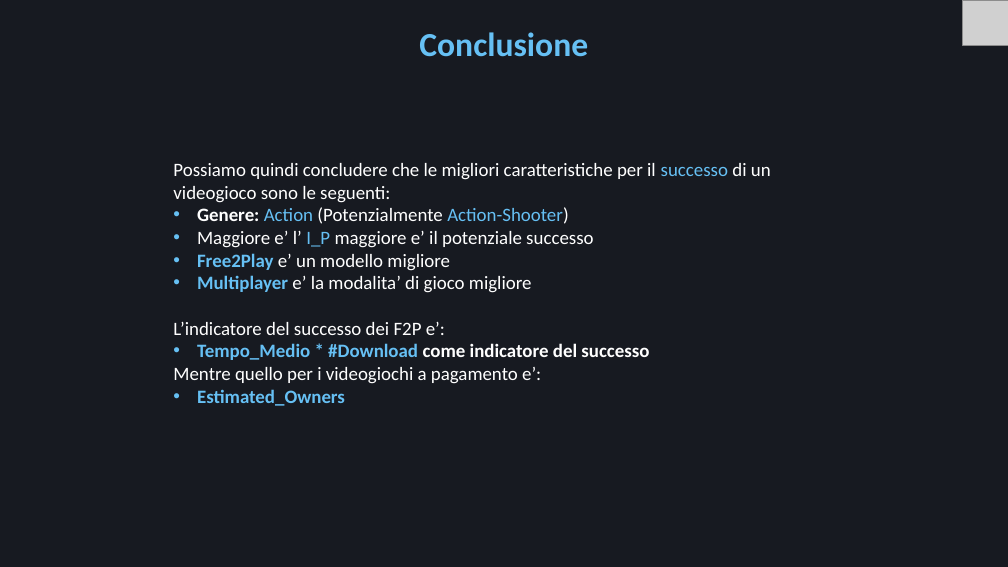
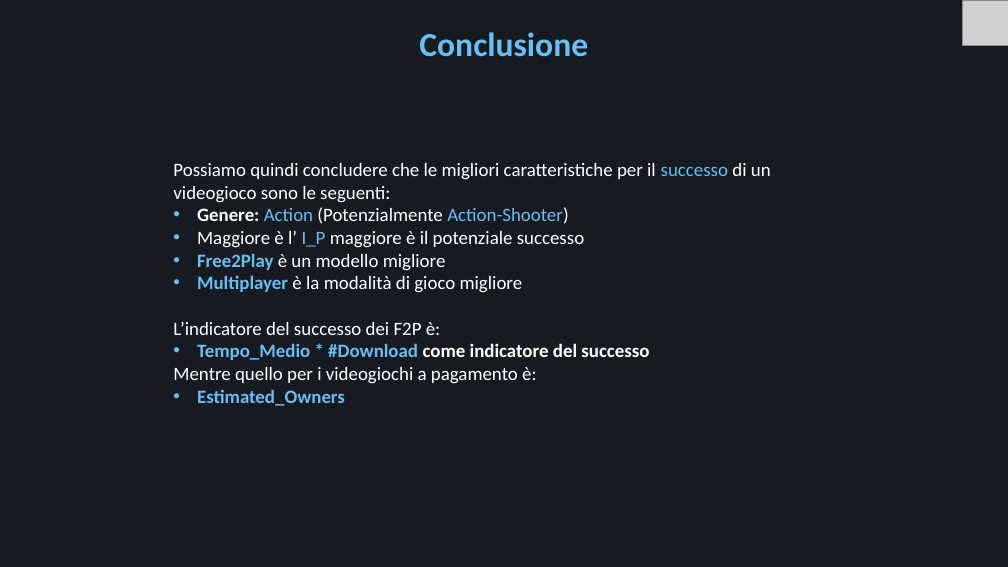
Before and after one commit to Mora11231/VisualizzazioneScientifica, a slide deck: slide 28 of Steam.pptx. Drawn at 1008x567 pixels with LibreOffice and Linux fonts; fonts in the diff are those of the drawing; grey boxes stand for pictures. Boxes give left, top, right and bottom in pixels: in the first picture for what was removed or moved away, otherwise in the second. Text is boxed around its words. In the diff, an @@ line names an element or a change of style, - is before the commit and + after.

```diff
--- a/Steam.pptx
+++ b/Steam.pptx
@@ text at (173, 231, 584, 335): text changed @@
-• Maggiore e’ l’ I_P maggiore e’ il potenziale successo
-• Free2Play e’ un modello migliore
-• Multiplayer e’ la modalita’ di gioco migliore
-L’indicatore del successo dei F2P e’:
+• Maggiore è l’ I_P maggiore è il potenziale successo
+• Free2Play è un modello migliore
+• Multiplayer è la modalità di gioco migliore
+L’indicatore del successo dei F2P è:
@@ text at (173, 367, 536, 384): text changed @@
-Mentre quello per i videogiochi a pagamento e’:
+Mentre quello per i videogiochi a pagamento è:
```
Also in this commit, not shown: 11 other slides changed.
